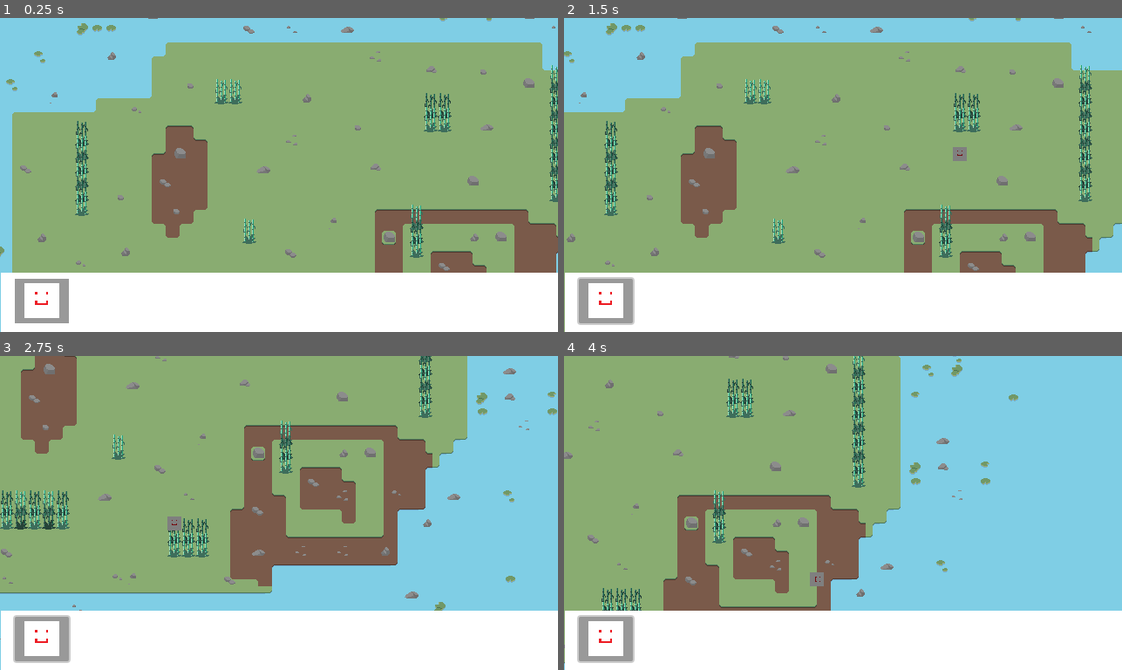
Above: before the commit, frames 1-4 (two rows, left to right).
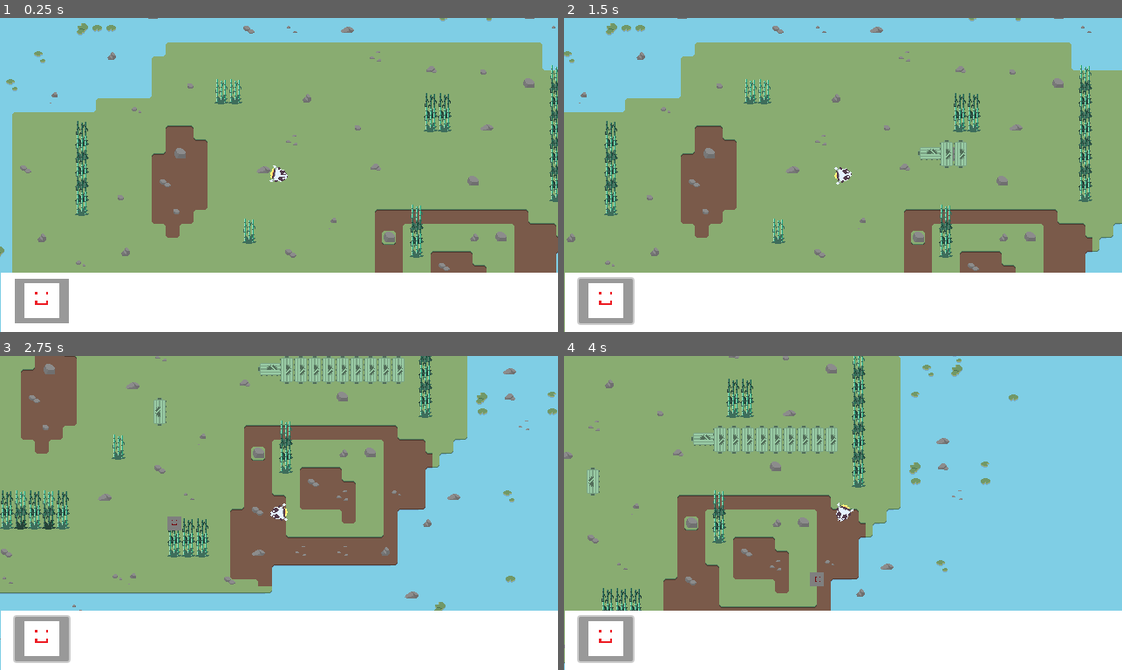
Above: after the commit, the same moments.

Repository: Hyper-Burner/GMTK-Game-Jam-2024
Game: Godot game, scene res://main.tscn
Two runs of this game, one before a commit and one after it. Both use one fixed random seed, a clock stepped at 60 frames per second and the inputs below.
Inputs (mouse positions are in pixels of both pictures, inside the frame that each line leads up to):
- Up to frame 1 (0.25 s): no input
- Up to frame 2 (1.5 s): click (608, 300) at 0.5 s; tap Enter at 1.25 s; move the mouse to (965, 159) at 1.27 s; press the mouse at (965, 159) at 1.28 s; hold D (right) from 1.28 s (still down)
- Up to frame 3 (2.75 s): move the mouse to (167, 528) at 2.02 s; release D (right) at 2.03 s; release the mouse at (167, 528) at 2.03 s; hold S (down) from 2.03 s (still down); right-click (167, 528) at 2.1 s
- Up to frame 4 (4 s): move the mouse to (898, 443) at 2.77 s; release S (down) at 2.78 s; hold D (right) 2.78-3.53 s; tap R (rotate) at 2.85 s; move the mouse to (815, 575) at 3.52 s; hold W (up) from 3.53 s (still down); click (815, 575) at 3.6 s

The runs differ from the first frame. In frame 1, 0.1% of the frame differs, in the area x 48-52%, y 46-53%; in frame 2, 0.5%; in frame 3, 1.3%, in the area x 27-73%, y 0-53%; in frame 4, 1.3%.

Commit message:
added player sprite
loaded in player sprite

Diff:
--- a/Classes/Items.tscn
+++ b/Classes/Items.tscn
@@ -1,9 +1,12 @@
-[gd_scene load_steps=2 format=3 uid="uid://bfsas7b02yyqi"]
+[gd_scene load_steps=3 format=3 uid="uid://bfsas7b02yyqi"]
+
+[ext_resource type="Script" path="res://Classes/Items.gd" id="1_x3vg7"]
 
 [sub_resource type="RectangleShape2D" id="RectangleShape2D_yfrkp"]
 size = Vector2(8, 8)
 
 [node name="Items" type="Area2D"]
+script = ExtResource("1_x3vg7")
 
 [node name="CollisionShape2D" type="CollisionShape2D" parent="."]
 shape = SubResource("RectangleShape2D_yfrkp")
--- a/Classes/machine.tscn
+++ b/Classes/machine.tscn
@@ -1,18 +1,154 @@
-[gd_scene load_steps=7 format=3 uid="uid://dbaticph6txf7"]
+[gd_scene load_steps=25 format=3 uid="uid://dbaticph6txf7"]
 
 [ext_resource type="Script" path="res://Classes/machines.gd" id="1_7k2yt"]
+[ext_resource type="Texture2D" uid="uid://by10chjorf30r" path="res://Machines/sprites/planet1machines.png" id="1_gyfeq"]
 [ext_resource type="PackedScene" uid="uid://dnuc1j857gjl" path="res://Components/input_component.tscn" id="2_8jynv"]
 [ext_resource type="PackedScene" uid="uid://6yje1yldhycb" path="res://Components/output_component.tscn" id="3_24xd1"]
 [ext_resource type="PackedScene" uid="uid://b5slr3nbkmmpb" path="res://Components/storage_component.tscn" id="4_c8vte"]
 
+[sub_resource type="AtlasTexture" id="AtlasTexture_ryft3"]
+atlas = ExtResource("1_gyfeq")
+region = Rect2(0, 32, 32, 32)
+
+[sub_resource type="AtlasTexture" id="AtlasTexture_imvhx"]
+atlas = ExtResource("1_gyfeq")
+region = Rect2(32, 32, 32, 32)
+
+[sub_resource type="AtlasTexture" id="AtlasTexture_k734m"]
+atlas = ExtResource("1_gyfeq")
+region = Rect2(64, 32, 32, 32)
+
+[sub_resource type="AtlasTexture" id="AtlasTexture_vv5ce"]
+atlas = ExtResource("1_gyfeq")
+region = Rect2(96, 32, 32, 32)
+
+[sub_resource type="AtlasTexture" id="AtlasTexture_nkk44"]
+atlas = ExtResource("1_gyfeq")
+region = Rect2(0, 80, 32, 32)
+
+[sub_resource type="AtlasTexture" id="AtlasTexture_ofdas"]
+atlas = ExtResource("1_gyfeq")
+region = Rect2(32, 80, 32, 32)
+
+[sub_resource type="AtlasTexture" id="AtlasTexture_l3gxw"]
+atlas = ExtResource("1_gyfeq")
+region = Rect2(64, 80, 32, 32)
+
+[sub_resource type="AtlasTexture" id="AtlasTexture_eamof"]
+atlas = ExtResource("1_gyfeq")
+region = Rect2(96, 80, 32, 32)
+
+[sub_resource type="AtlasTexture" id="AtlasTexture_w3mxl"]
+atlas = ExtResource("1_gyfeq")
+region = Rect2(128, 80, 32, 32)
+
+[sub_resource type="AtlasTexture" id="AtlasTexture_2welq"]
+atlas = ExtResource("1_gyfeq")
+region = Rect2(0, 64, 32, 16)
+
+[sub_resource type="AtlasTexture" id="AtlasTexture_kt4d8"]
+atlas = ExtResource("1_gyfeq")
+region = Rect2(32, 64, 32, 16)
+
+[sub_resource type="AtlasTexture" id="AtlasTexture_cmw3o"]
+atlas = ExtResource("1_gyfeq")
+region = Rect2(64, 64, 32, 16)
+
+[sub_resource type="AtlasTexture" id="AtlasTexture_027m2"]
+atlas = ExtResource("1_gyfeq")
+region = Rect2(96, 64, 32, 16)
+
+[sub_resource type="AtlasTexture" id="AtlasTexture_48tsn"]
+atlas = ExtResource("1_gyfeq")
+region = Rect2(128, 64, 32, 16)
+
+[sub_resource type="AtlasTexture" id="AtlasTexture_sq1vf"]
+atlas = ExtResource("1_gyfeq")
+region = Rect2(160, 64, 32, 16)
+
+[sub_resource type="AtlasTexture" id="AtlasTexture_8thlt"]
+atlas = ExtResource("1_gyfeq")
+region = Rect2(192, 64, 32, 16)
+
+[sub_resource type="AtlasTexture" id="AtlasTexture_pvwxc"]
+atlas = ExtResource("1_gyfeq")
+region = Rect2(224, 64, 32, 16)
+
 [sub_resource type="SpriteFrames" id="SpriteFrames_ja544"]
-animations = []
+animations = [{
+"frames": [{
+"duration": 1.0,
+"texture": SubResource("AtlasTexture_ryft3")
+}, {
+"duration": 1.0,
+"texture": SubResource("AtlasTexture_imvhx")
+}, {
+"duration": 1.0,
+"texture": SubResource("AtlasTexture_k734m")
+}, {
+"duration": 1.0,
+"texture": SubResource("AtlasTexture_vv5ce")
+}],
+"loop": true,
+"name": &"Drill",
+"speed": 5.0
+}, {
+"frames": [{
+"duration": 1.0,
+"texture": SubResource("AtlasTexture_nkk44")
+}, {
+"duration": 1.0,
+"texture": SubResource("AtlasTexture_ofdas")
+}, {
+"duration": 1.0,
+"texture": SubResource("AtlasTexture_l3gxw")
+}, {
+"duration": 1.0,
+"texture": SubResource("AtlasTexture_eamof")
+}, {
+"duration": 1.0,
+"texture": SubResource("AtlasTexture_w3mxl")
+}],
+"loop": true,
+"name": &"Hydraulic_Press",
+"speed": 5.0
+}, {
+"frames": [{
+"duration": 1.0,
+"texture": SubResource("AtlasTexture_2welq")
+}, {
+"duration": 1.0,
+"texture": SubResource("AtlasTexture_kt4d8")
+}, {
+"duration": 1.0,
+"texture": SubResource("AtlasTexture_cmw3o")
+}, {
+"duration": 1.0,
+"texture": SubResource("AtlasTexture_027m2")
+}, {
+"duration": 1.0,
+"texture": SubResource("AtlasTexture_48tsn")
+}, {
+"duration": 1.0,
+"texture": SubResource("AtlasTexture_sq1vf")
+}, {
+"duration": 1.0,
+"texture": SubResource("AtlasTexture_8thlt")
+}, {
+"duration": 1.0,
+"texture": SubResource("AtlasTexture_pvwxc")
+}],
+"loop": true,
+"name": &"Sawmill",
+"speed": 5.0
+}]
 
 [sub_resource type="RectangleShape2D" id="RectangleShape2D_wi10p"]
 
 [node name="Machine" type="AnimatedSprite2D"]
 sprite_frames = SubResource("SpriteFrames_ja544")
-animation = &""
+animation = &"Sawmill"
+frame_progress = 0.392686
 script = ExtResource("1_7k2yt")
 
 [node name="InputComponent" parent="." node_paths=PackedStringArray("storage_component") instance=ExtResource("2_8jynv")]
--- a/player.tscn
+++ b/player.tscn
@@ -1,26 +1,53 @@
-[gd_scene load_steps=6 format=3 uid="uid://dc4s3nwak41h6"]
+[gd_scene load_steps=10 format=3 uid="uid://dc4s3nwak41h6"]
 
 [ext_resource type="Script" path="res://player.gd" id="1_u1sai"]
+[ext_resource type="Texture2D" uid="uid://5riubgn6fgae" path="res://playership-Sheet.png" id="2_f3c2x"]
 [ext_resource type="Script" path="res://Components/storage_component.gd" id="2_hgpeh"]
 [ext_resource type="PackedScene" uid="uid://0uoh7smqbvax" path="res://inventory_ui.tscn" id="3_uceme"]
 
+[sub_resource type="AtlasTexture" id="AtlasTexture_ehatc"]
+atlas = ExtResource("2_f3c2x")
+region = Rect2(0, 0, 20, 20)
+
+[sub_resource type="AtlasTexture" id="AtlasTexture_65iqh"]
+atlas = ExtResource("2_f3c2x")
+region = Rect2(20, 0, 20, 20)
+
+[sub_resource type="AtlasTexture" id="AtlasTexture_elqt0"]
+atlas = ExtResource("2_f3c2x")
+region = Rect2(40, 0, 20, 20)
+
+[sub_resource type="SpriteFrames" id="SpriteFrames_3wtqv"]
+animations = [{
+"frames": [{
+"duration": 1.0,
+"texture": SubResource("AtlasTexture_ehatc")
+}, {
+"duration": 1.0,
+"texture": SubResource("AtlasTexture_65iqh")
+}, {
+"duration": 1.0,
+"texture": SubResource("AtlasTexture_elqt0")
+}],
+"loop": true,
+"name": &"default",
+"speed": 9.0
+}]
+
 [sub_resource type="CircleShape2D" id="CircleShape2D_nvrqo"]
-
-[sub_resource type="CircleShape2D" id="CircleShape2D_fg6rg"]
-radius = 2.0
 
 [node name="Player" type="CharacterBody2D" groups=["Player"]]
 motion_mode = 1
 script = ExtResource("1_u1sai")
 
-[node name="Sprite2D" type="Sprite2D" parent="."]
+[node name="AnimatedSprite2D" type="AnimatedSprite2D" parent="."]
+rotation = 1.5708
+sprite_frames = SubResource("SpriteFrames_3wtqv")
+autoplay = "default"
+frame_progress = 0.224476
 
 [node name="CollisionShape2D" type="CollisionShape2D" parent="."]
 shape = SubResource("CircleShape2D_nvrqo")
-
-[node name="CollisionShape2D2" type="CollisionShape2D" parent="."]
-position = Vector2(10, 0)
-shape = SubResource("CircleShape2D_fg6rg")
 
 [node name="StorageComponent" type="Node" parent="."]
 script = ExtResource("2_hgpeh")
--- a/project.godot
+++ b/project.godot
@@ -81,3 +81,5 @@
 [rendering]
 
 textures/canvas_textures/default_texture_filter=0
+renderer/rendering_method="gl_compatibility"
+renderer/rendering_method.mobile="gl_compatibility"
Binary file added: playership-Sheet.png
Not shown, added: playership-Sheet.png.import
